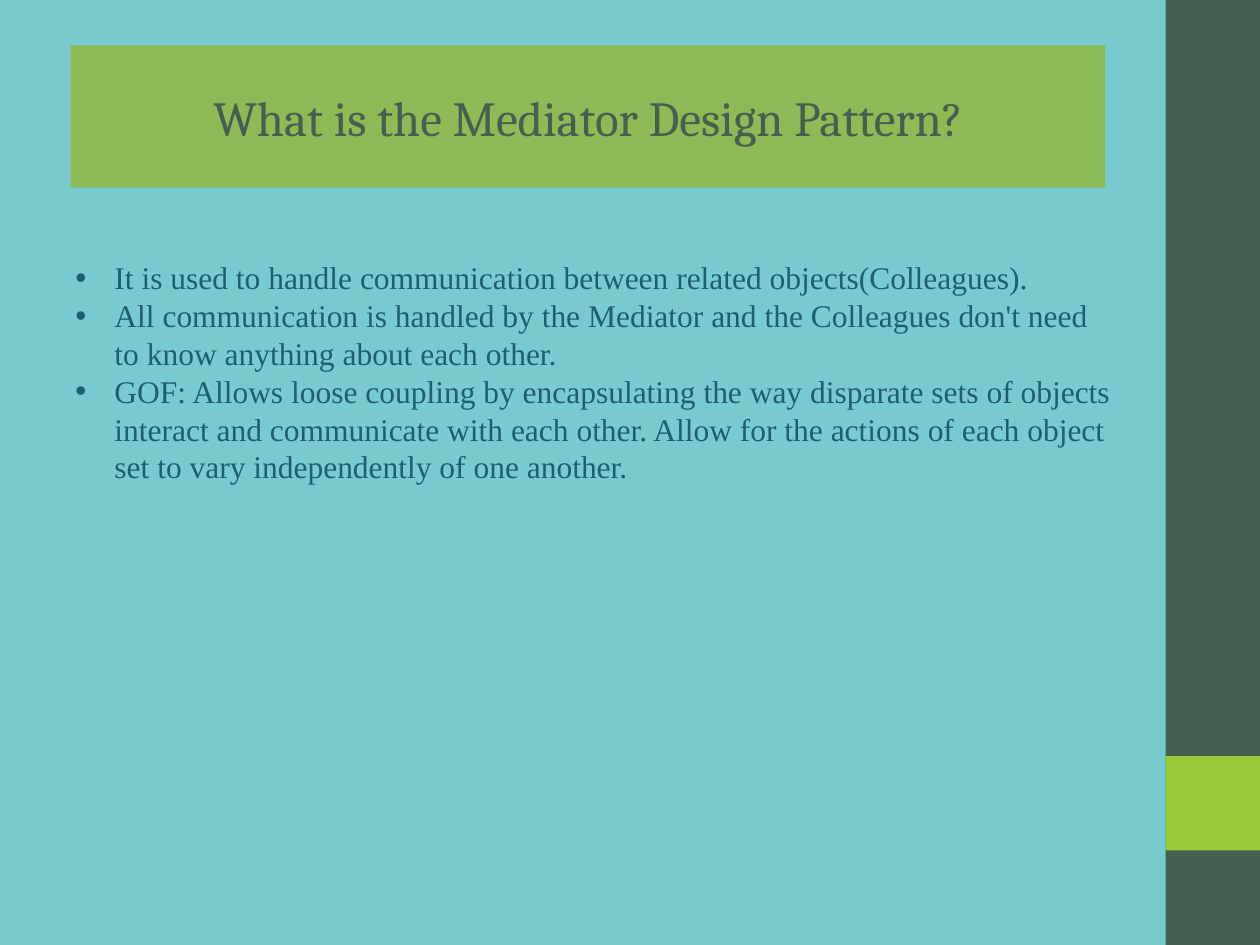
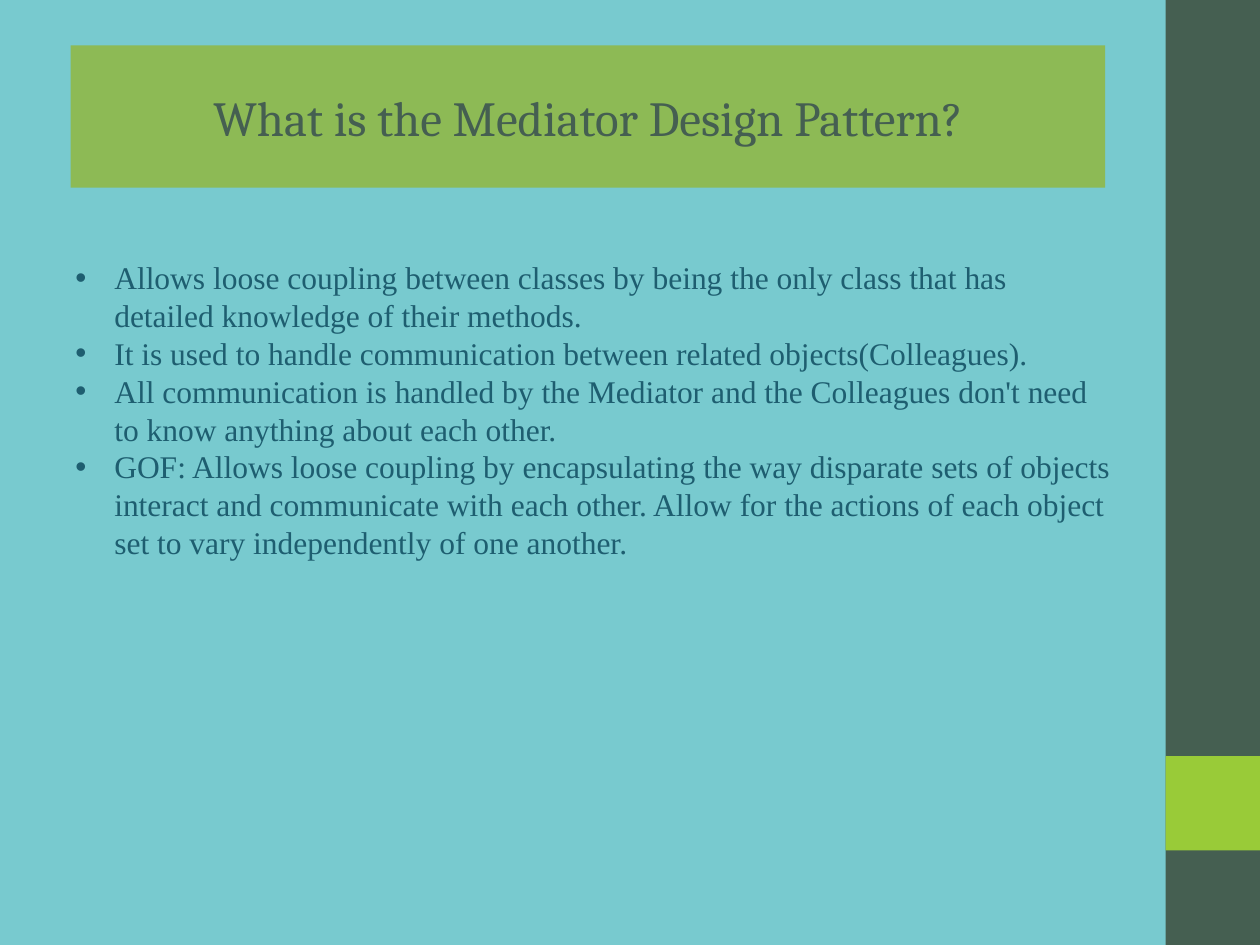
Before and after one commit to rzuniga64/java, a slide deck: slide 1 of design_patterns/src/behavorial/mediator/docs/mediator.ppt. Drawn at 1260x945 pixels with LibreOffice and Linux fonts; fonts in the diff are those of the drawing. Boxes give left, top, right and bottom in pixels: in the first picture for what was removed or moved away, otherwise in the second. Text is boxed around its words. In the diff, an @@ line names an element or a change of style, - is before the commit and + after.

```diff
--- a/design_patterns/src/behavorial/mediator/docs/mediator.ppt
+++ b/design_patterns/src/behavorial/mediator/docs/mediator.ppt
@@ text at <box>114,267,1007,334</box>: paragraph added @@
+• Allows loose coupling between classes by being the only class that has detailed knowledge of their methods.
```
Also in this commit, not shown: 1 other file.
